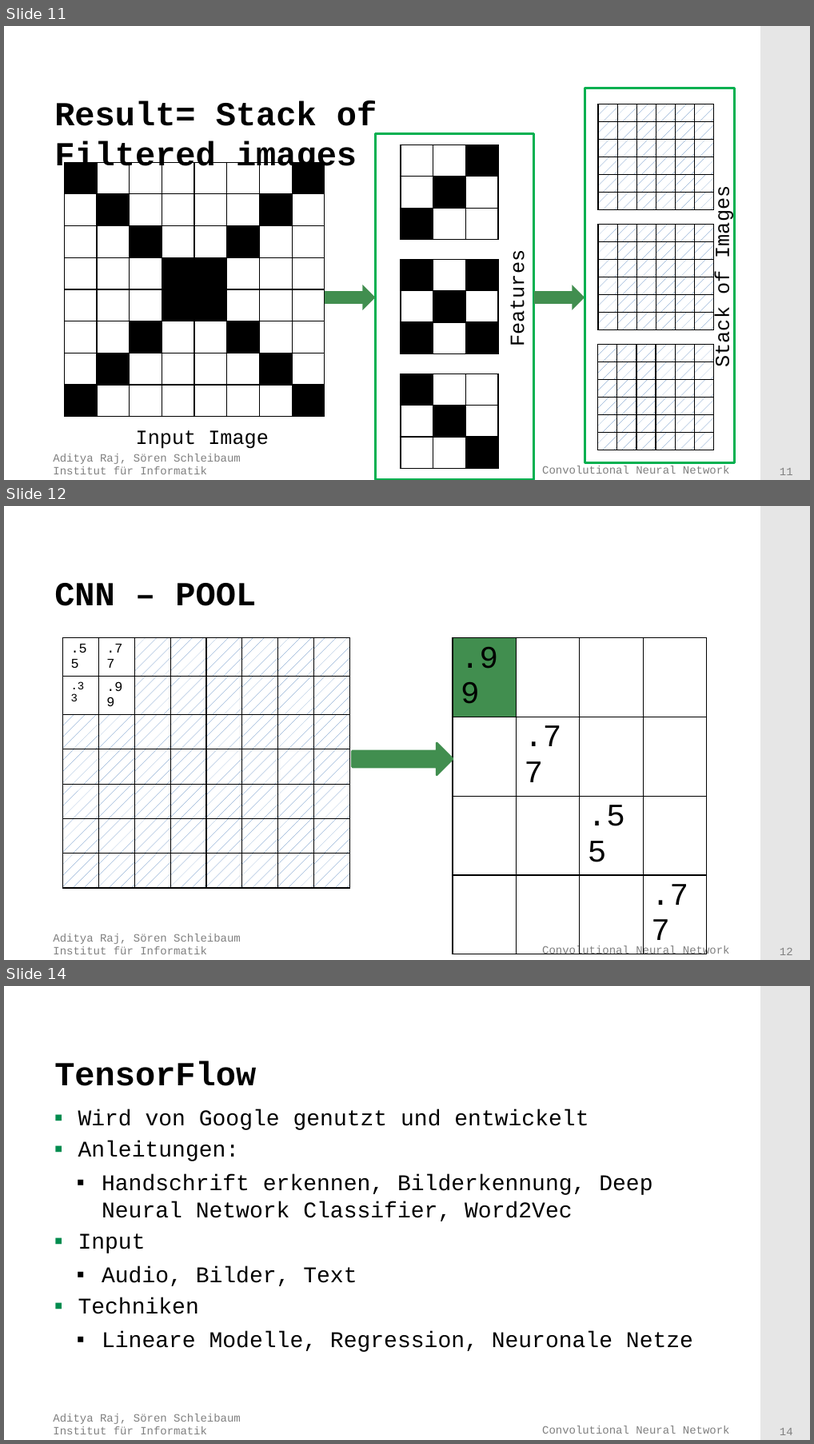
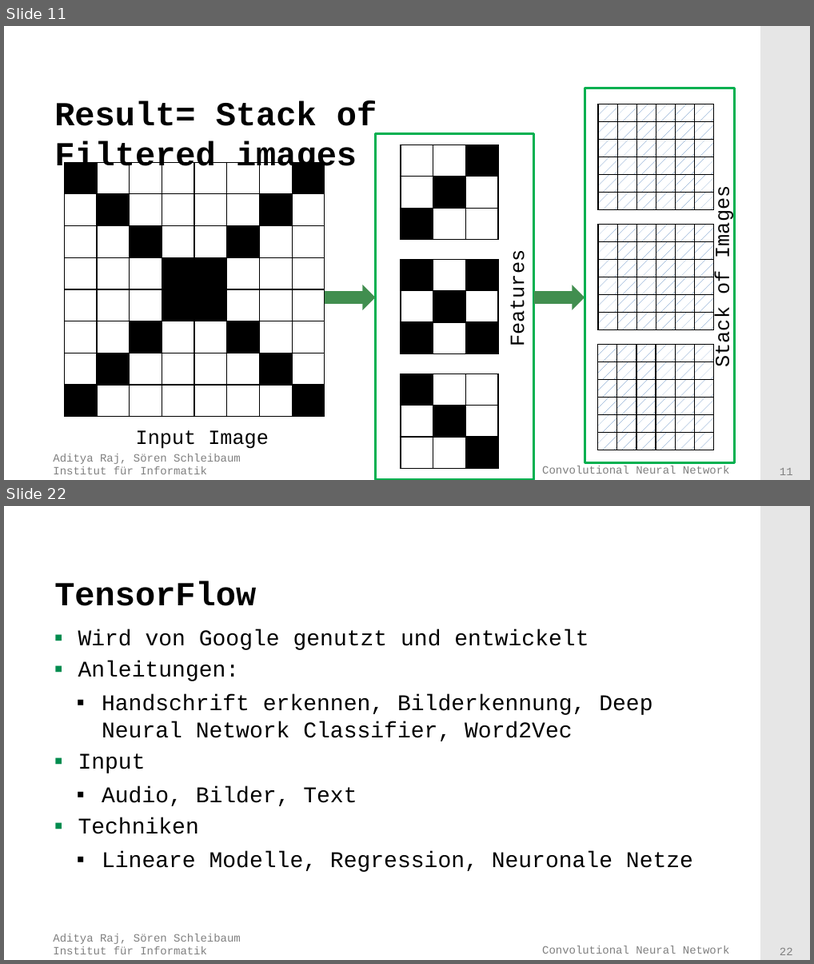
Before and after one commit to adityaraj52/ConvNet, a slide deck: PresentationsAndTalk/Presentation.pptx. Shown one above the other, each under a label of ours: slides 11, 12 and 14 before the commit, slides 11 and 22 after it; the slides between them are not shown. The pictures are 814x1444 and 814x964 pixels, drawn with LibreOffice and Linux fonts; fonts in the diff are those of the drawing; background and template pictures are left out. Boxes give left, top, right and bottom in pixels: in the first picture for what was removed or moved away, otherwise in the second. Text is boxed around its words. In the diff, an @@ line names an element or a change of style, - is before the commit and + after.

```diff
--- a/PresentationsAndTalk/Presentation.pptx
+++ b/PresentationsAndTalk/Presentation.pptx
@@ slide 12 removed at box(4, 506, 810, 960), background #FFFFFF; not listed: 4 template elements that a slide beside it also shows @@
@@ title removed at box(54, 583, 256, 606) @@
-CNN – POOL
@@ table removed at box(63, 637, 353, 880), 7 rows, 8 columns @@
-.55 | .77 |  |  |  |  |  | 
-.33 | .99 |  |  |  |  |  | 
- |  |  |  |  |  |  | 
- |  |  |  |  |  |  | 
- |  |  |  |  |  |  | 
- |  |  |  |  |  |  | 
- |  |  |  |  |  |  | 
@@ table removed at box(453, 637, 708, 880), 4 rows, 4 columns @@
-.99 |  |  | 
- | .77 |  | 
- |  | .55 | 
- |  |  | .77
@@ rectangle removed at box(523, 676, 635, 802) @@
@@ right arrow removed at box(352, 743, 452, 775) @@
@@ what was slide 14 is now slide 22 @@
@@ page number at box(780, 948, 794, 955): text changed @@
-14
+22
```
Also in this commit, not shown: 2 slides changed, 11 slides added.
